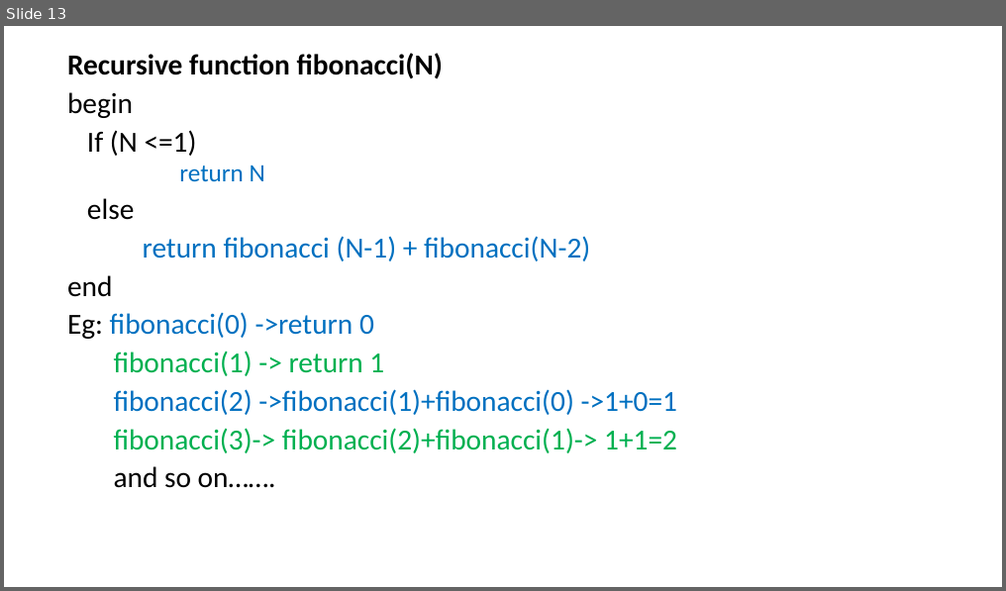
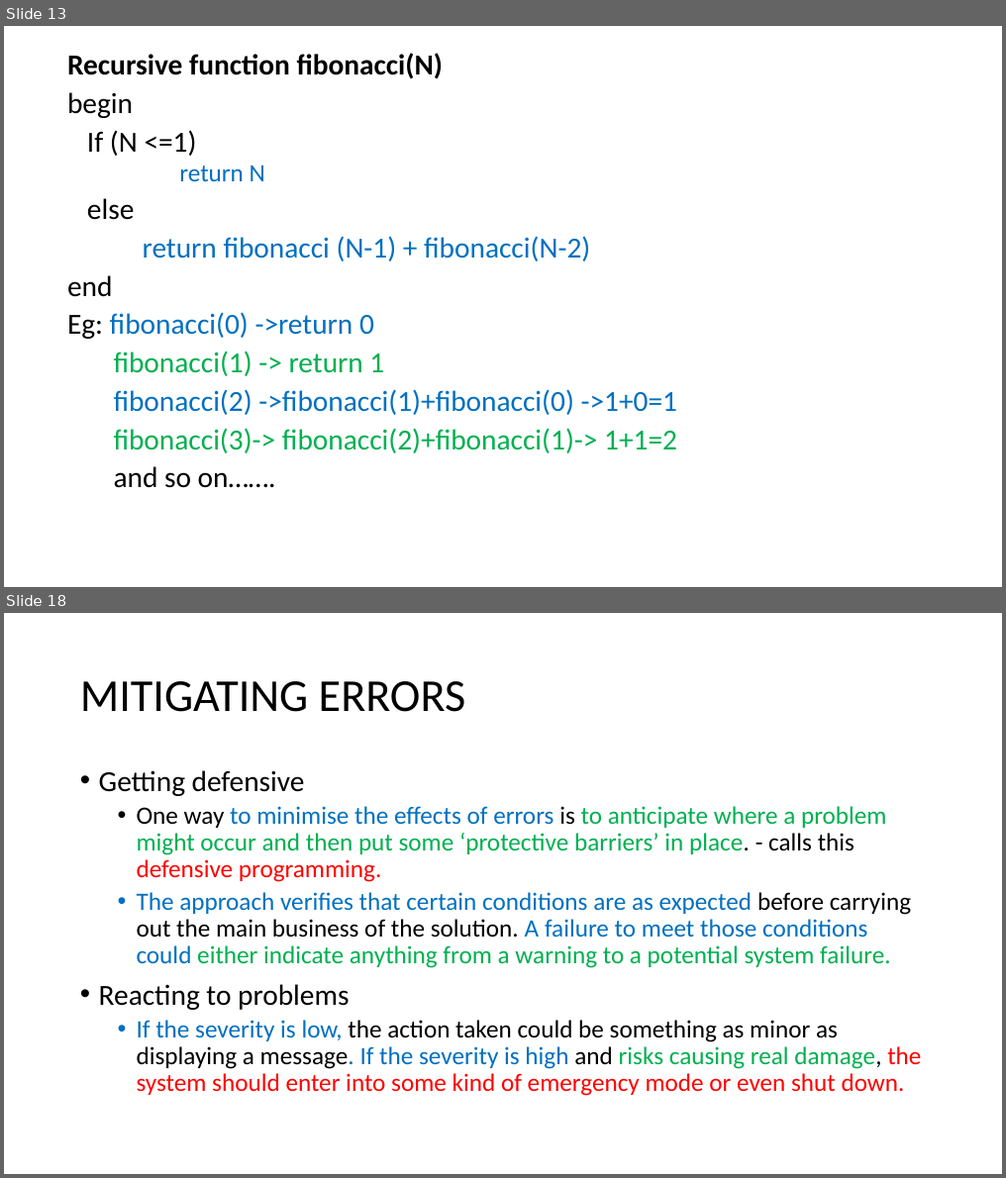
Before and after one commit to tgashwinkumar/college-stuffs, a slide deck: G1/SEM 1 - Python Programming/PDFs/Unit II Algorithmic Problem solving.pptx. Shown one above the other, each under a label of ours: slide 13 before the commit, slides 13 and 18 after it; the slides between them are not shown. The pictures are 1006x591 and 1006x1178 pixels, drawn with LibreOffice and Linux fonts; fonts in the diff are those of the drawing. Boxes give left, top, right and bottom in pixels: in the first picture for what was removed or moved away, otherwise in the second. Text is boxed around its words. In the diff, an @@ line names an element or a change of style, - is before the commit and + after.

```diff
--- a/G1/SEM 1 - Python Programming/PDFs/Unit II Algorithmic Problem solving.pptx
+++ b/G1/SEM 1 - Python Programming/PDFs/Unit II Algorithmic Problem solving.pptx
@@ slide 18 added at box(4, 613, 1002, 1174), background #FFFFFF @@
@@ title added at box(80, 681, 466, 712), 44 pt, text #000000 @@
+MITIGATING ERRORS
@@ text added at box(99, 770, 921, 1096), 24 pt, text #000000 @@
+• Getting defensive
+  • One way to minimise the effects of errors is to anticipate where a problem might occur and then put some ‘protective barriers’ in place. - calls this defensive programming.
+  • The approach verifies that certain conditions are as expected before carrying out the main business of the solution. A failure to meet those conditions could either indicate anything from a warning to a potential system failure.
+  • Reacting to problems
+  • If the severity is low, the action taken could be something as minor as displaying a message. If the severity is high and risks causing real damage, the system should enter into some kind of emergency mode or even shut down.
```
Also in this commit, not shown: 12 other slides added, 27 other files.
